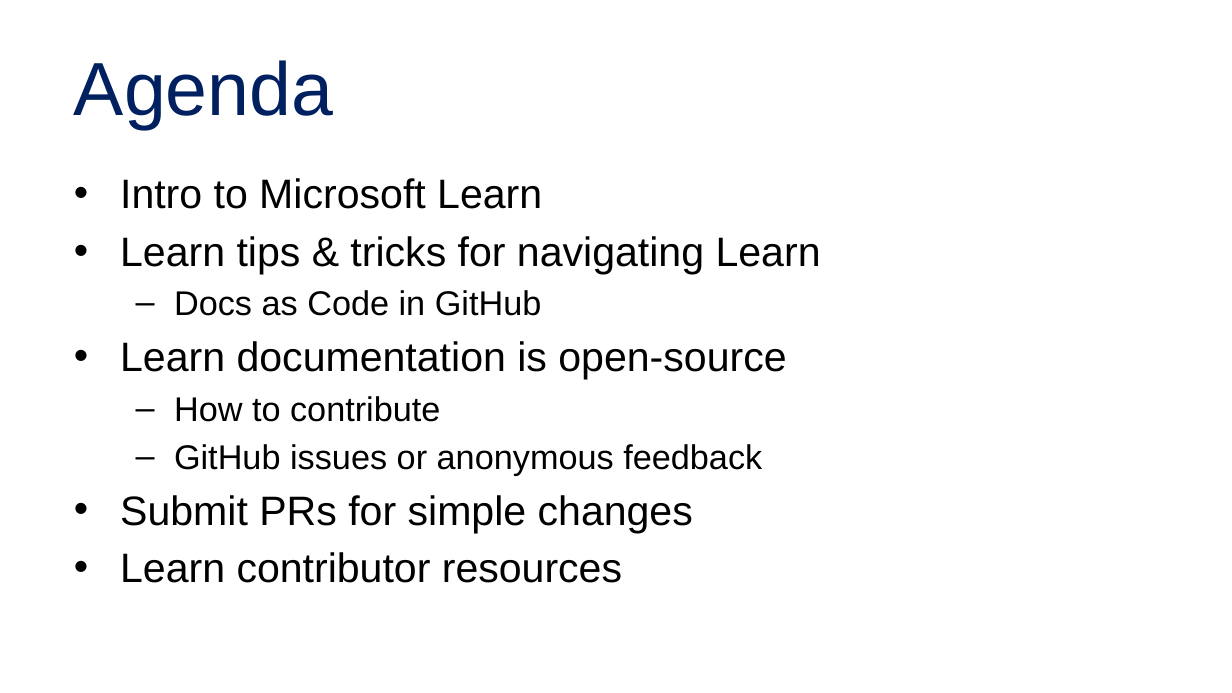
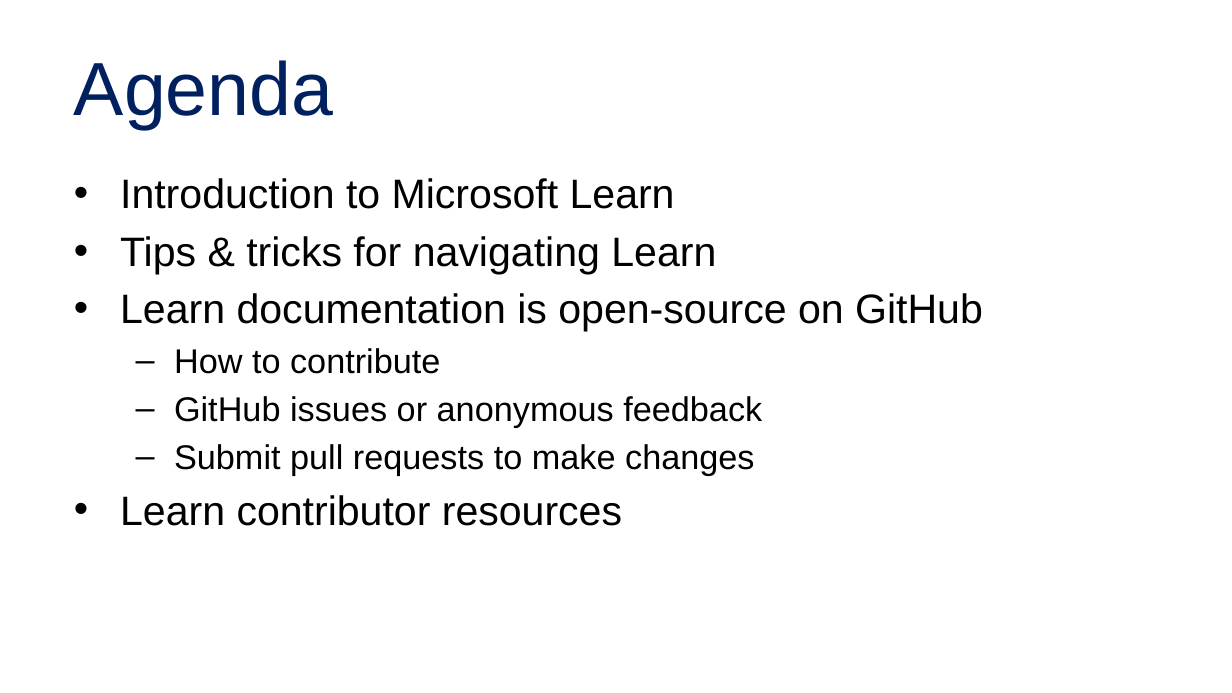
Before and after one commit to alvinashcraft/speaking, a slide deck: slide 4 of 2025/1116_VSLiveOrlando/Contributing to Learn/VSLive Orlando 25 - Become a MS Learn Contributor_AlvinAshcraft.pptx. Drawn at 1232x693 pixels with LibreOffice and Linux fonts; fonts in the diff are those of the drawing; background and template pictures are left out. Boxes give left, top, right and bottom in pixels: in the first picture for what was removed or moved away, otherwise in the second. Text is boxed around its words. In the diff, an @@ line names an element or a change of style, - is before the commit and + after.

Commit message:
Update Learn slides for Live360 Orlando 2025

```diff
--- a/2025/1116_VSLiveOrlando/Contributing to Learn/VSLive Orlando 25 - Become a MS Learn Contributor_AlvinAshcraft.pptx
+++ b/2025/1116_VSLiveOrlando/Contributing to Learn/VSLive Orlando 25 - Become a MS Learn Contributor_AlvinAshcraft.pptx
@@ text at (120, 178, 983, 332): text changed @@
-• Intro to Microsoft Learn
-• Learn tips & tricks for navigating Learn
-  – Docs as Code in GitHub
-• Learn documentation is open-source
+• Introduction to Microsoft Learn
+• Tips & tricks for navigating Learn
+• Learn documentation is open-source on GitHub
@@ text at (174, 444, 755, 475): text changed; size 24 to 20 pt @@
-• Submit PRs for simple changes
+  – Submit pull requests to make changes
```
Also in this commit, not shown: 14 other slides changed.
